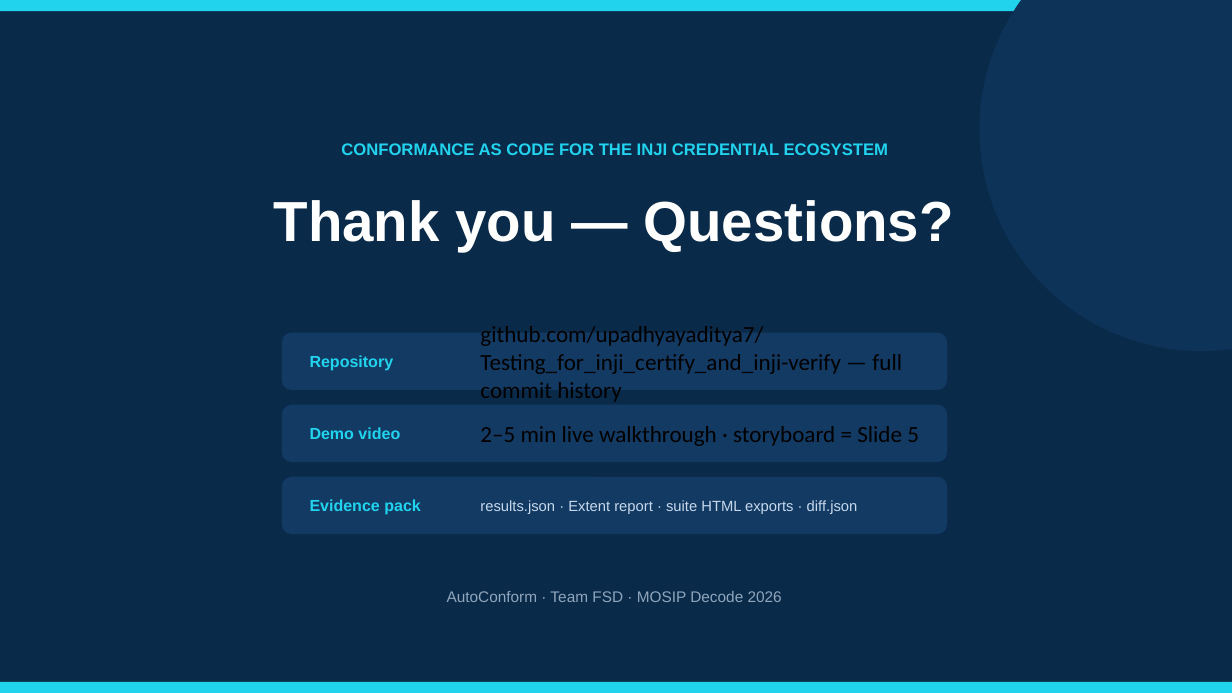
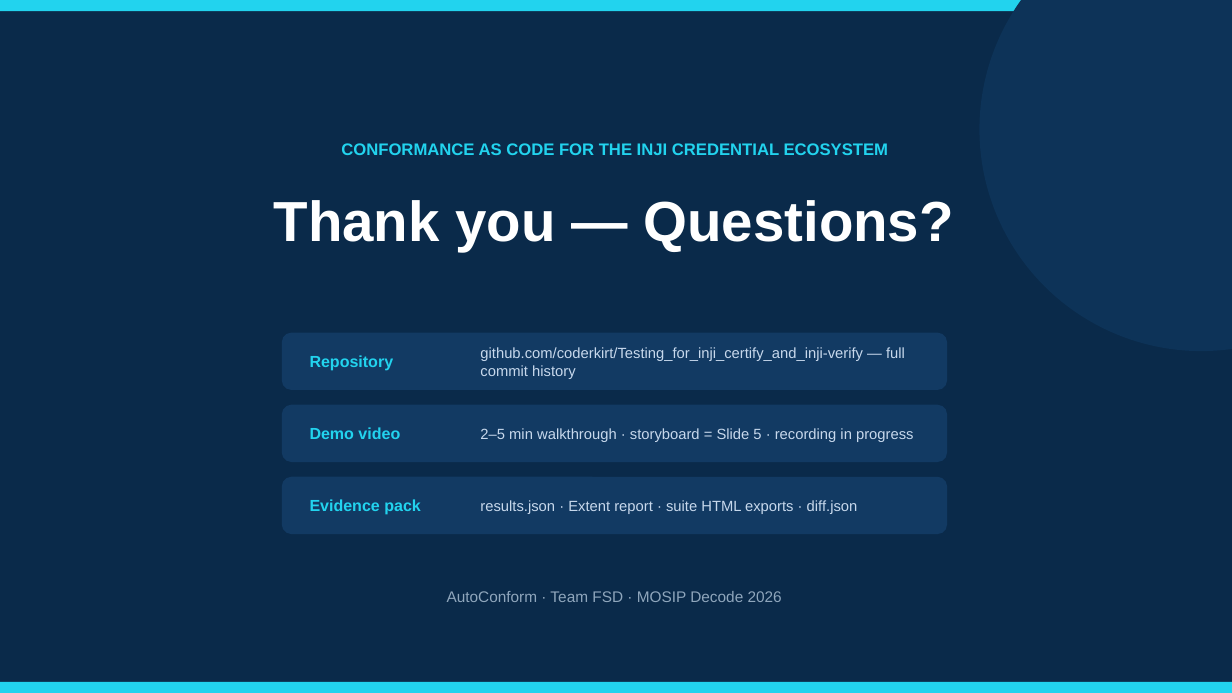
Before and after one commit to coderkirt/Testing_for_inji_certify_and_inji-verify, a slide deck: slide 17 of docs/pitch/MOSIP_Decode_2026_Pitch.pptx. Drawn at 1232x693 pixels with LibreOffice and Linux fonts; fonts in the diff are those of the drawing. Boxes give left, top, right and bottom in pixels: in the first picture for what was removed or moved away, otherwise in the second. Text is boxed around its words. In the diff, an @@ line names an element or a change of style, - is before the commit and + after.

```diff
--- a/docs/pitch/MOSIP_Decode_2026_Pitch.pptx
+++ b/docs/pitch/MOSIP_Decode_2026_Pitch.pptx
@@ text at [480, 347, 905, 379]: text changed; size 18 to 11.5 pt; font Calibri to Arial; text colour #000000 to #C7D8EC @@
-github.com/upadhyayaditya7/Testing_for_inji_certify_and_inji-verify — full commit history
+github.com/coderkirt/Testing_for_inji_certify_and_inji-verify — full commit history
@@ text at [480, 428, 914, 442]: text changed; size 18 to 11.5 pt; font Calibri to Arial; text colour #000000 to #C7D8EC @@
-2–5 min live walkthrough · storyboard = Slide 5
+2–5 min walkthrough · storyboard = Slide 5 · recording in progress
```
Also in this commit, not shown: 26 other files.
